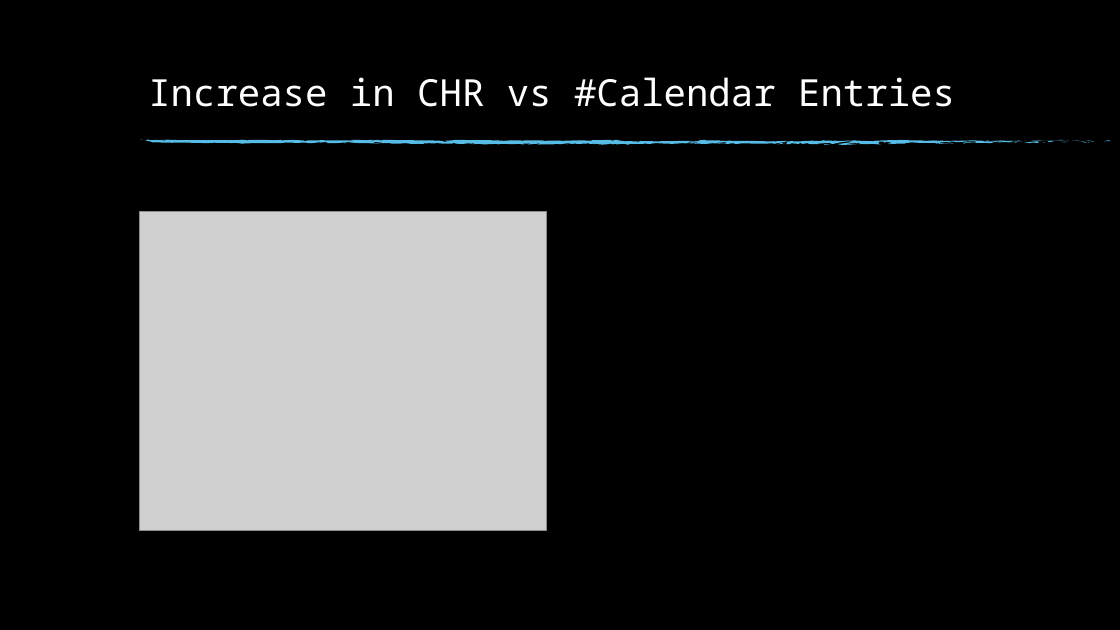
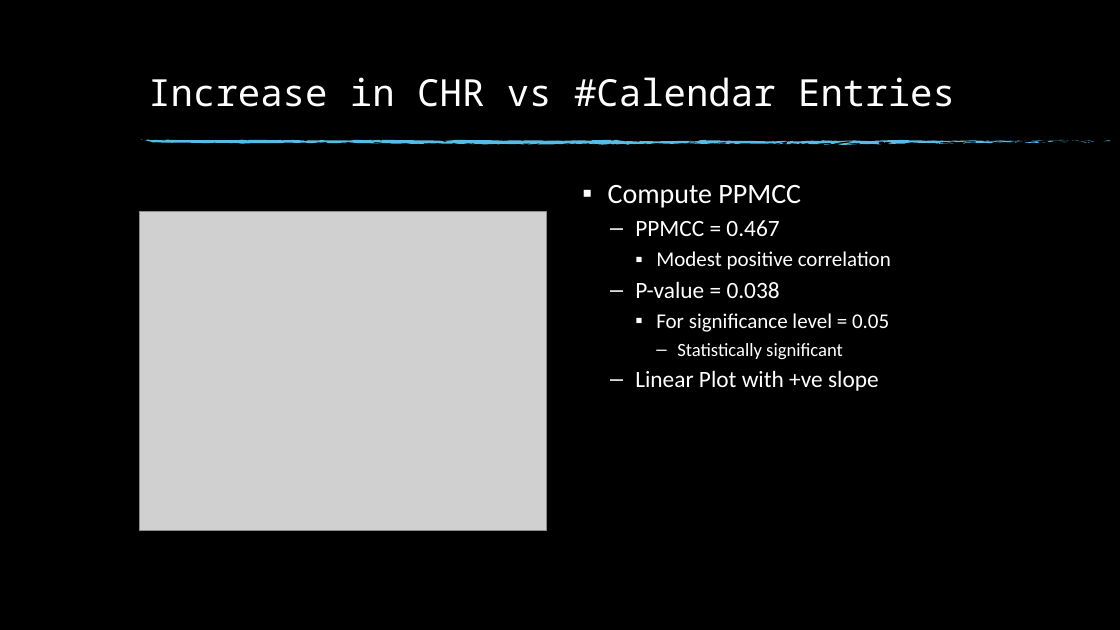
Before and after one commit to Buzz-Lightyear/ThesisDocuments, a slide deck: slide 48 of Thesis Presentation.pptx. Drawn at 1120x630 pixels with LibreOffice and Linux fonts; fonts in the diff are those of the drawing; grey boxes stand for pictures; background and template pictures are left out. Boxes give left, top, right and bottom in pixels: in the first picture for what was removed or moved away, otherwise in the second. Text is boxed around its words. In the diff, an @@ line names an element or a change of style, - is before the commit and + after.

```diff
--- a/Thesis Presentation.pptx
+++ b/Thesis Presentation.pptx
@@ text added at (608, 185, 891, 391), 18 pt, text #FFFFFF @@
+▪ Compute PPMCC
+  – PPMCC = 0.467
+    ▪ Modest positive correlation
+  – P-value = 0.038
+    ▪ For significance level = 0.05
+      – Statistically significant
+  – Linear Plot with +ve slope
```
Also in this commit, not shown: 9 other slides changed.
